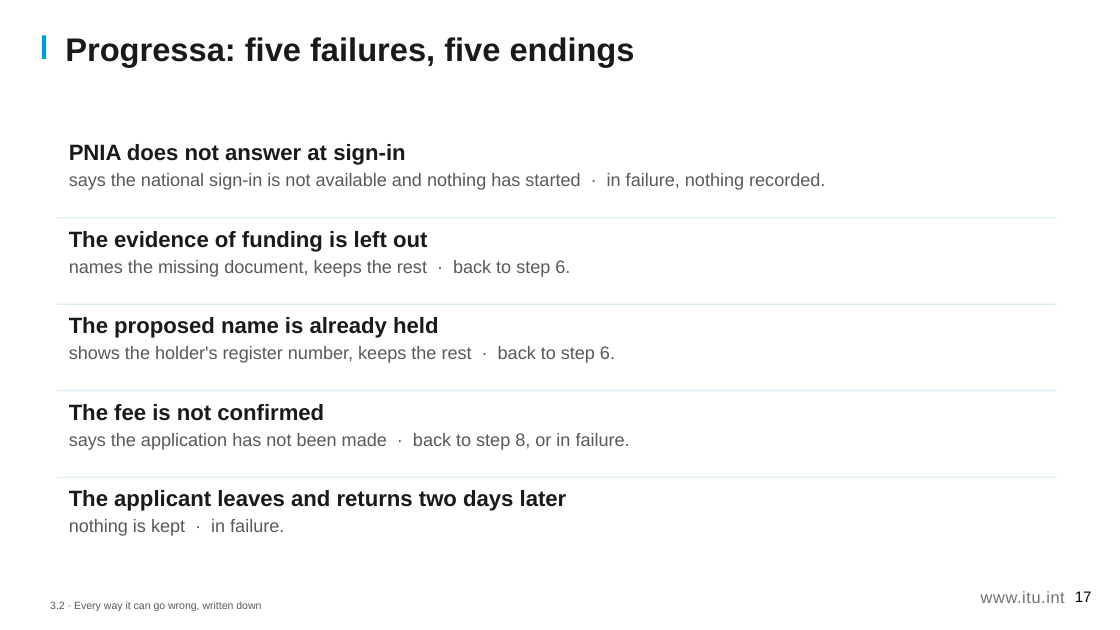
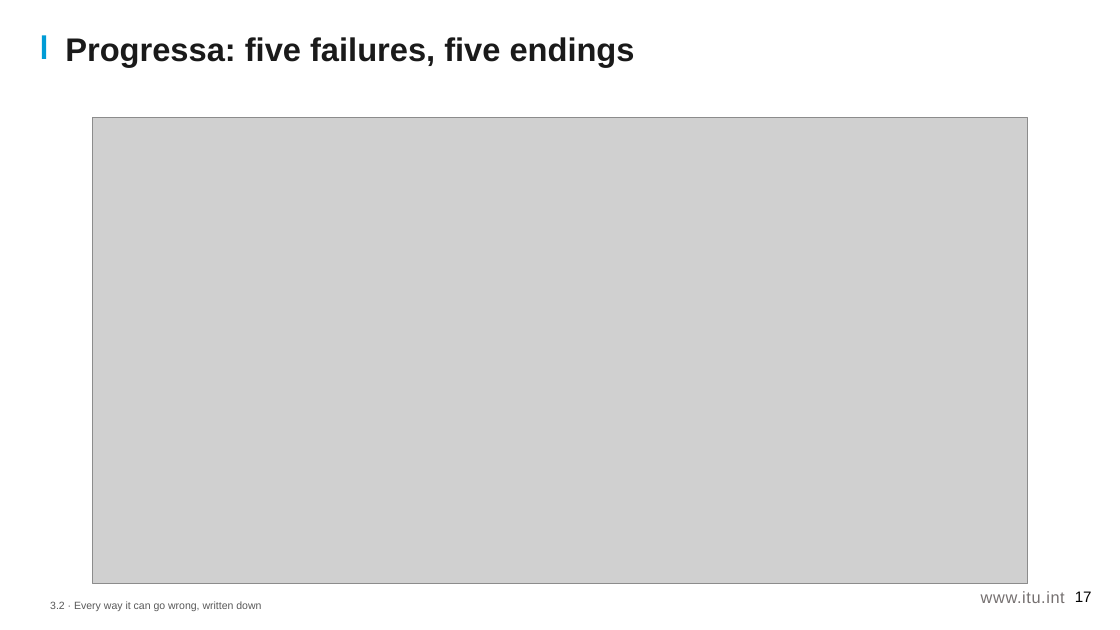
Before and after one commit to aarelaponin/geatdm-framework, a slide deck: slide 17 of 10-Knowledge-Products/KP4-DSD/videos/module_3/en/decks/KP4_M3_Deck_v0.1.pptx. Drawn at 1120x630 pixels with LibreOffice and Linux fonts; fonts in the diff are those of the drawing; grey boxes stand for pictures. Boxes give left, top, right and bottom in pixels: in the first picture for what was removed or moved away, otherwise in the second. Text is boxed around its words. In the diff, an @@ line names an element or a change of style, - is before the commit and + after.

```diff
--- a/10-Knowledge-Products/KP4-DSD/videos/module_3/en/decks/KP4_M3_Deck_v0.1.pptx
+++ b/10-Knowledge-Products/KP4-DSD/videos/module_3/en/decks/KP4_M3_Deck_v0.1.pptx
@@ picture added at <box>92,118,1028,584</box> @@
@@ text removed at <box>69,144,825,190</box> @@
-PNIA does not answer at sign-in
-says the national sign-in is not available and nothing has started · in failure, nothing recorded.
@@ rectangle removed at <box>57,217,1057,218</box> @@
@@ text removed at <box>69,231,570,277</box> @@
-The evidence of funding is left out
-names the missing document, keeps the rest · back to step 6.
@@ rectangle removed at <box>57,304,1057,305</box> @@
@@ text removed at <box>69,317,615,363</box> @@
-The proposed name is already held
-shows the holder's register number, keeps the rest · back to step 6.
@@ rectangle removed at <box>57,390,1057,391</box> @@
@@ text removed at <box>69,404,630,450</box> @@
-The fee is not confirmed
-says the application has not been made · back to step 8, or in failure.
@@ rectangle removed at <box>57,476,1057,477</box> @@
@@ text removed at <box>69,490,567,536</box> @@
-The applicant leaves and returns two days later
-nothing is kept · in failure.
```
Also in this commit, not shown: 1 other slide changed, 43 other files.
